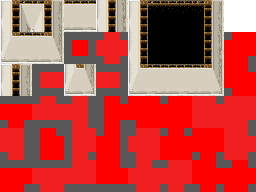
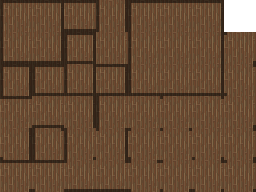
Revision of a layered 256 x 192 image; what changed, layer by layer:
showed "shadow", painted on it over box(0, 0, 256, 192)
renamed "Pasted Layer #2" to "t_grass", hid it, moved it above "t_floor", painted on it over box(0, 0, 224, 128)
renamed "Pasted Layer #1" to "t_floor", showed it over box(0, 0, 256, 192)
